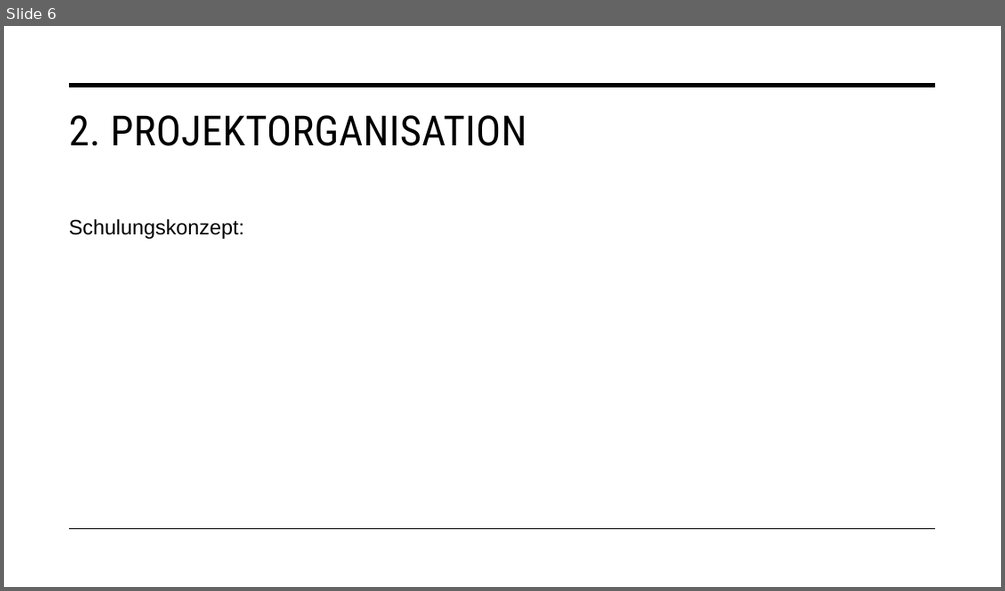
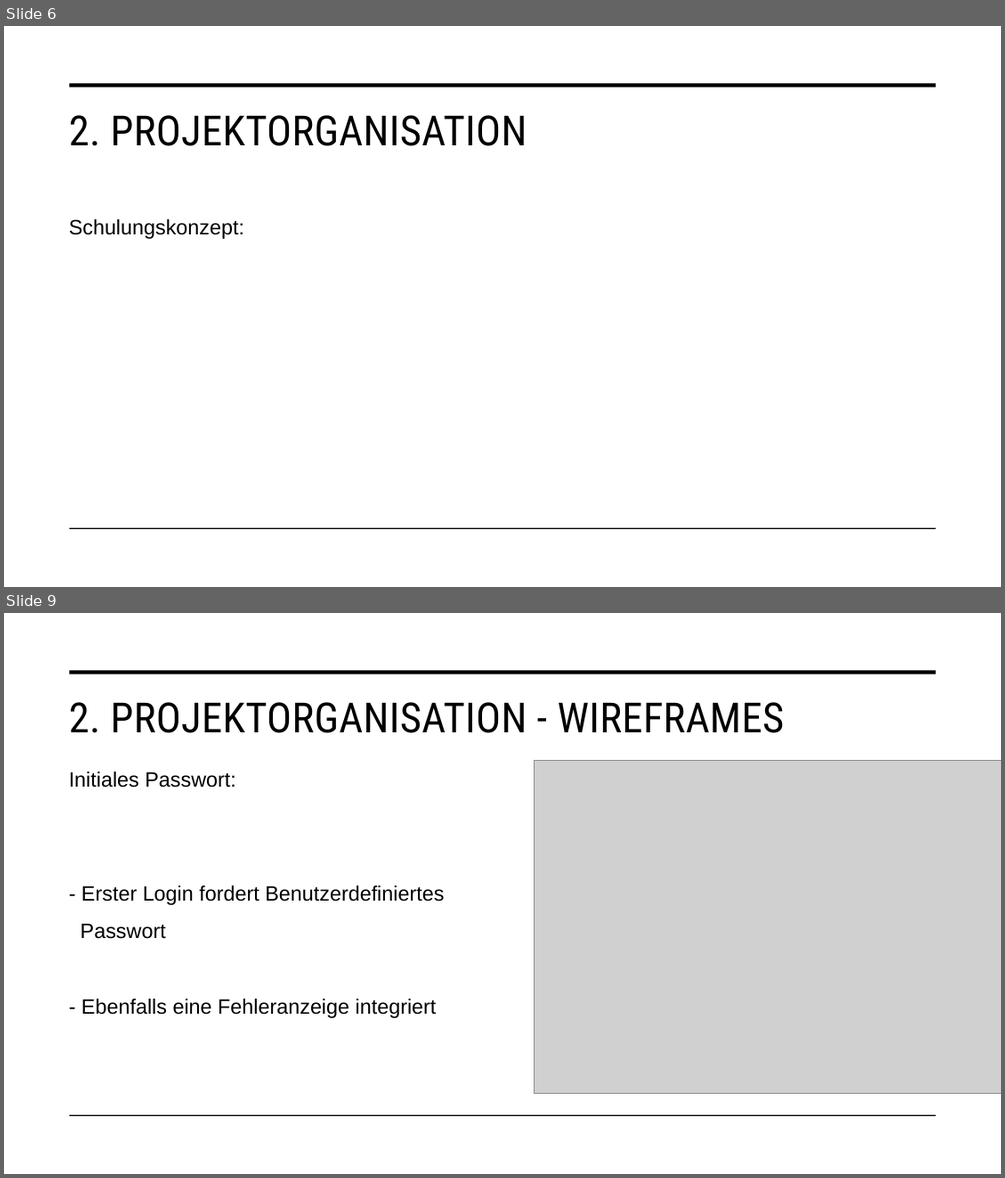
Before and after one commit to malu254/Eifrige-Otter-PM, a slide deck: Abgabe/Dokumentation/Präsentation.pptx. Shown one above the other, each under a label of ours: slide 6 before the commit, slides 6 and 9 after it; the slides between them are not shown. The pictures are 1005x591 and 1005x1178 pixels, drawn with LibreOffice and Linux fonts; fonts in the diff are those of the drawing; grey boxes stand for pictures. Boxes give left, top, right and bottom in pixels: in the first picture for what was removed or moved away, otherwise in the second. Text is boxed around its words. In the diff, an @@ line names an element or a change of style, - is before the commit and + after.

```diff
--- a/Abgabe/Dokumentation/Präsentation.pptx
+++ b/Abgabe/Dokumentation/Präsentation.pptx
@@ slide 9 added at <box>4,613,1001,1174</box>, background #FFFFFF; not listed: 2 template elements that a slide beside it also shows @@
@@ title added at <box>69,702,785,733</box>, 40 pt, text #000000 @@
+2. PROJEKTORGANISATION - WIREFRAMES
@@ text added at <box>69,771,444,1018</box>, 20 pt, text #000000 @@
+Initiales Passwort:
+- Erster Login fordert Benutzerdefiniertes
+Passwort
+- Ebenfalls eine Fehleranzeige integriert
@@ picture added at <box>534,761,1001,1093</box> @@
```
Also in this commit, not shown: 4 slides changed, 9 other slides added, 9 other files.
